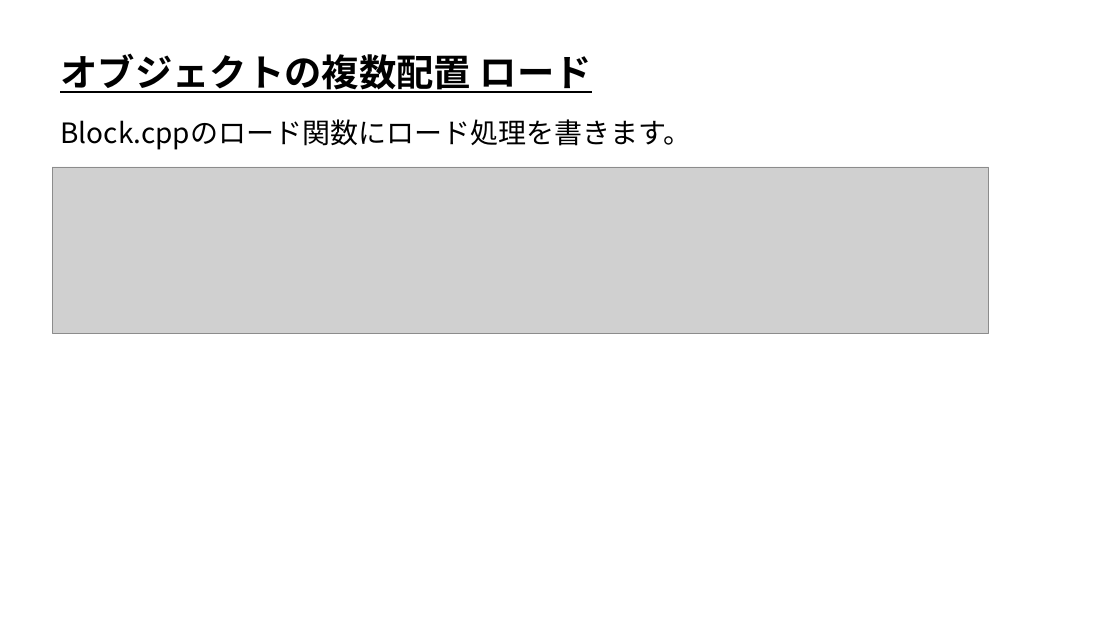
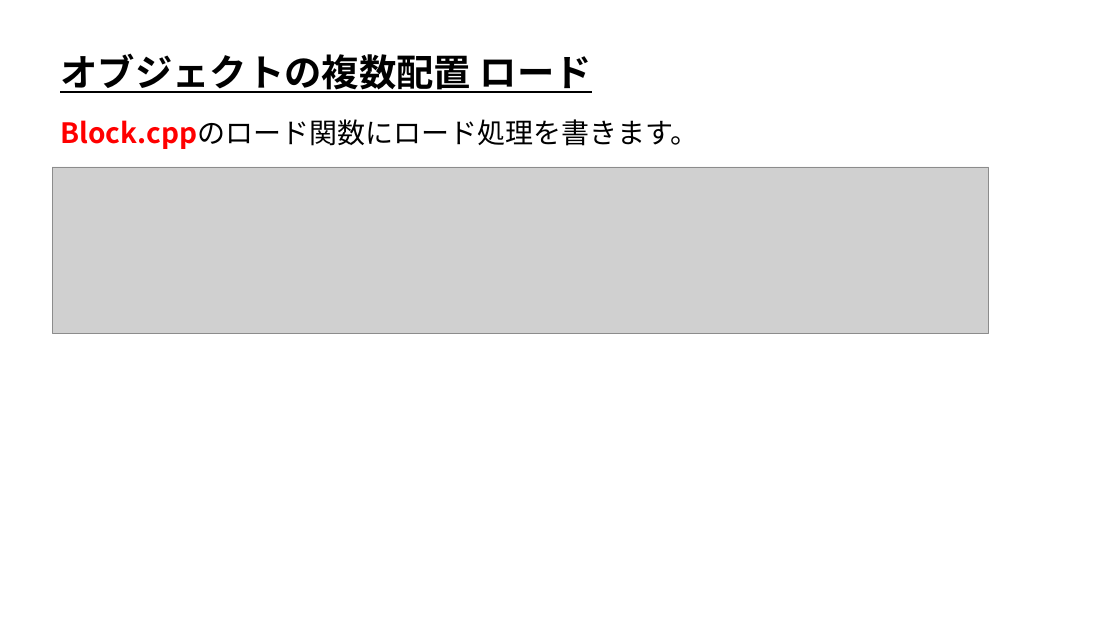
Before and after one commit to ArakiYusuke-Ohara/Textbook, a slide deck: slide 7 of ゲーム科2年/00_前期/ゲーム開発Ⅰ/05_オブジェクトの複数配置.pptx (slide 9 before the commit). Drawn at 1120x630 pixels with LibreOffice and Linux fonts; fonts in the diff are those of the drawing; grey boxes stand for pictures. Boxes give left, top, right and bottom in pixels: in the first picture for what was removed or moved away, otherwise in the second. Text is boxed around its words. In the diff, an @@ line names an element or a change of style, - is before the commit and + after.

```diff
--- a/ゲーム科2年/00_前期/ゲーム開発Ⅰ/05_オブジェクトの複数配置.pptx
+++ b/ゲーム科2年/00_前期/ゲーム開発Ⅰ/05_オブジェクトの複数配置.pptx
@@ text "Block.cppのロード関数にロード処理を書きます。" at [60, 119, 698, 149]: text colour #000000 to #FF0000, bold on in "Block.cppのロード関数にロード処理を書きます。" @@
```
Also in this commit, not shown: 9 other slides changed, 3 slides removed.
